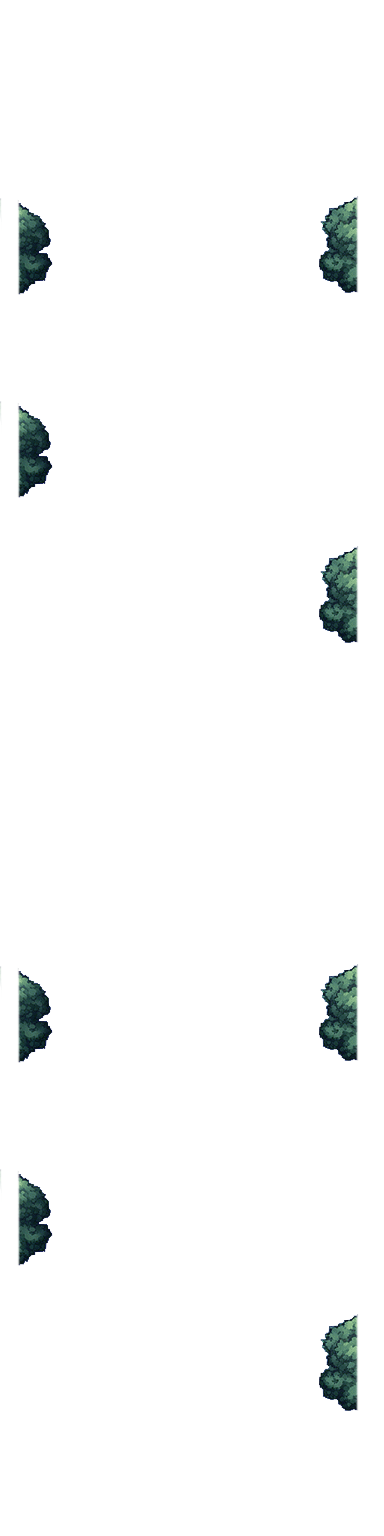
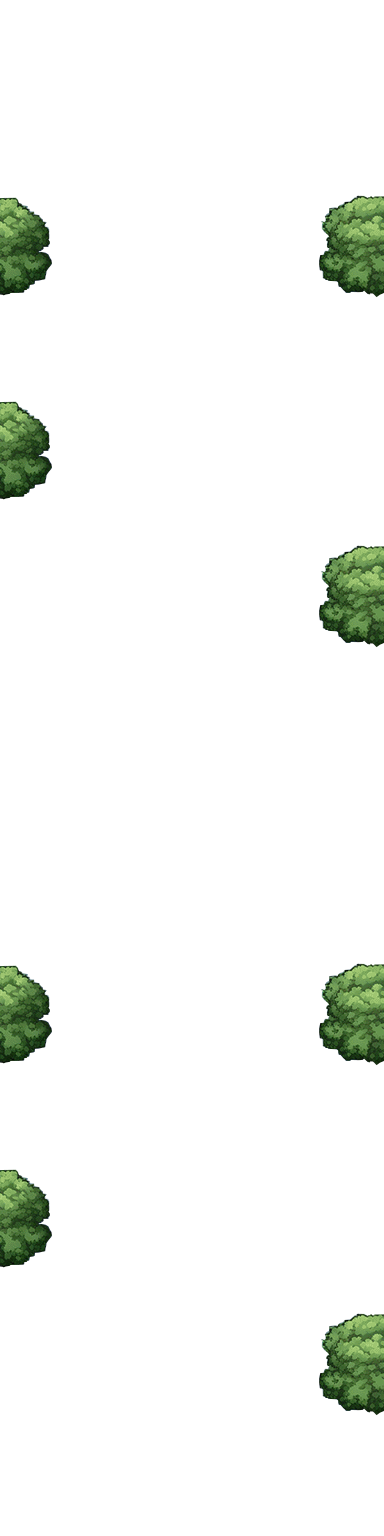
The second (384, 1536) image is a revision of the first. Changes to its layers:
added group "rechts" with 4 layers above "links" over box(319, 195, 384, 1416)
added layer "rechts.1" in group "rechts" over box(319, 195, 384, 298)
renamed "baum1" to "rechts.2", moved it into group "rechts", painted on it over box(0, 198, 384, 648)
renamed "baum1 Kopie" to "rechts.3", moved it into group "rechts", painted on it over box(0, 401, 384, 1066)
renamed "baum1 Kopie 2" to "rechts.4", moved it into group "rechts", painted on it over box(0, 966, 384, 1416)
added group "links" with 4 layers above "background original" over box(0, 197, 52, 1268)
renamed "b1 Kopie 3" to "links.1", moved it into group "links", painted on it over box(0, 197, 359, 1411)
renamed "b1 Kopie 2" to "links.2", moved it into group "links", painted on it over box(0, 401, 359, 1061)
renamed "b1 Kopie" to "links.3", moved it into group "links", painted on it over box(0, 546, 359, 1064)
removed layer "b1" from group "Trees_rechts" over box(319, 196, 359, 293)
removed group "Trees_links" (4 layers) from group "trees" over box(0, 198, 53, 1266)
renamed "baum1 Kopie 3" to "links.4", moved it into group "links", painted on it over box(0, 1169, 53, 1268)
removed group "trees" (10 layers) over box(0, 196, 359, 1411)
removed group "Trees_rechts" (4 layers) from group "trees" over box(319, 196, 359, 1411)
